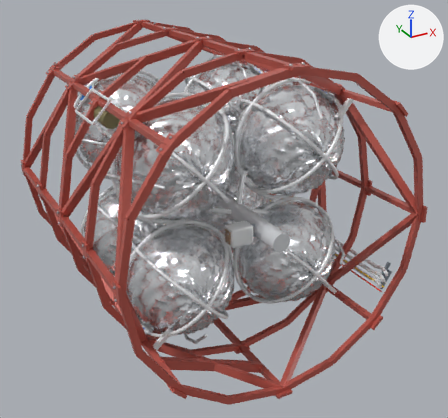
The glTF model assets-src/ship-modules/tank-6-rcs.glb as it was, and as the next commit left it.
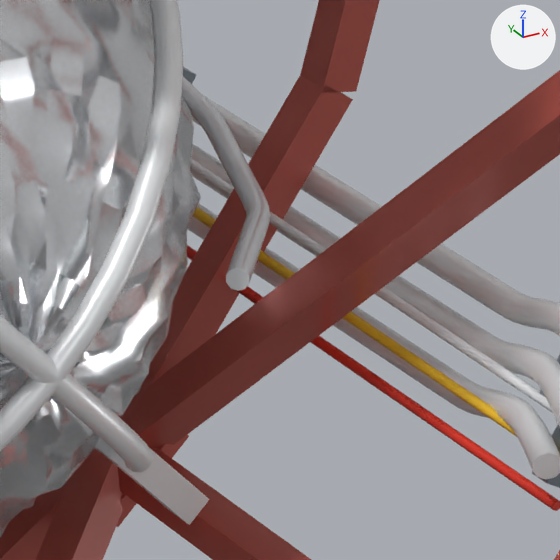
The first picture shows the older version from a 50 mm lens placed at (-5.31, -10.46, 4.68), pointed at (0.26, -0.33, -0.38). The close-ups show the older and then the newer version on the part from 69% to 85% of the width and 54% to 71% of the height of that picture. Only the edits that show in the close-ups are written down. Lighting does not change. The marker at upper right points along +X, +Y and +Z. Vertices at exactly the same position are counted once.

In view in the first close-up: 'rcs_electrical_cable_0', 'rcs_electrical_cable_1', 'rcs_electrical_cable_2', 'rcs_red_box_truss', 'rcs_silver_support_yokes', 'rcs_sphere_1_3', 'rcs_sphere_cage_1_3_1', 'rcs_sphere_cage_1_3_2', 'rcs_surface_gas_lines', 'rcs_white_external_pipe_bundle' and 1 more.
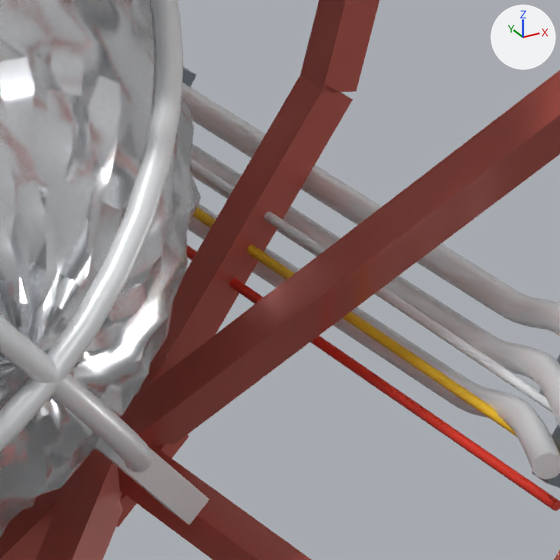
Location of each change, [x1, y1, x2, y2] in pixels of the close-ups (560 x 560 px):
```json
{"object": "rcs_surface_gas_lines", "change": "reshaped", "before": [181, 77, 270, 291], "on screen": "not visible afterwards"}
```

Edits to the scene script, one JSON object a line:
```json
{"block": "me_rcs_surface_gas_lines", "where": "# used by ob_rcs_surface_gas_lines; location = (0.0, 0.0, 0.0)"}
{"op": "remove", "block": "me_rcs_surface_gas_lines", "code": "me_rcs_surface_gas_lines.from_pydata(...)  # 1760 vertices, 3488 faces; spans x -2.38..2.38, y -2.23..2.23, z -2.38..2.38"}
{"op": "add", "block": "me_rcs_surface_gas_lines", "code": "me_rcs_surface_gas_lines.from_pydata(...)  # 880 vertices, 1744 faces; spans x -1.22..1.22, y -2.23..2.23, z -2.38..2.38"}
{"block": "me_rcs_surface_gas_lines", "change": "me_rcs_surface_gas_lines part 1: the loose piece of 220 vertices spanning x 1.8..2.38, y -2.23..-0.16, z -1.22..-1.01 is deleted"}
{"block": "me_rcs_surface_gas_lines", "change": "other edits to the shape of me_rcs_surface_gas_lines do not show in these pictures"}
```
